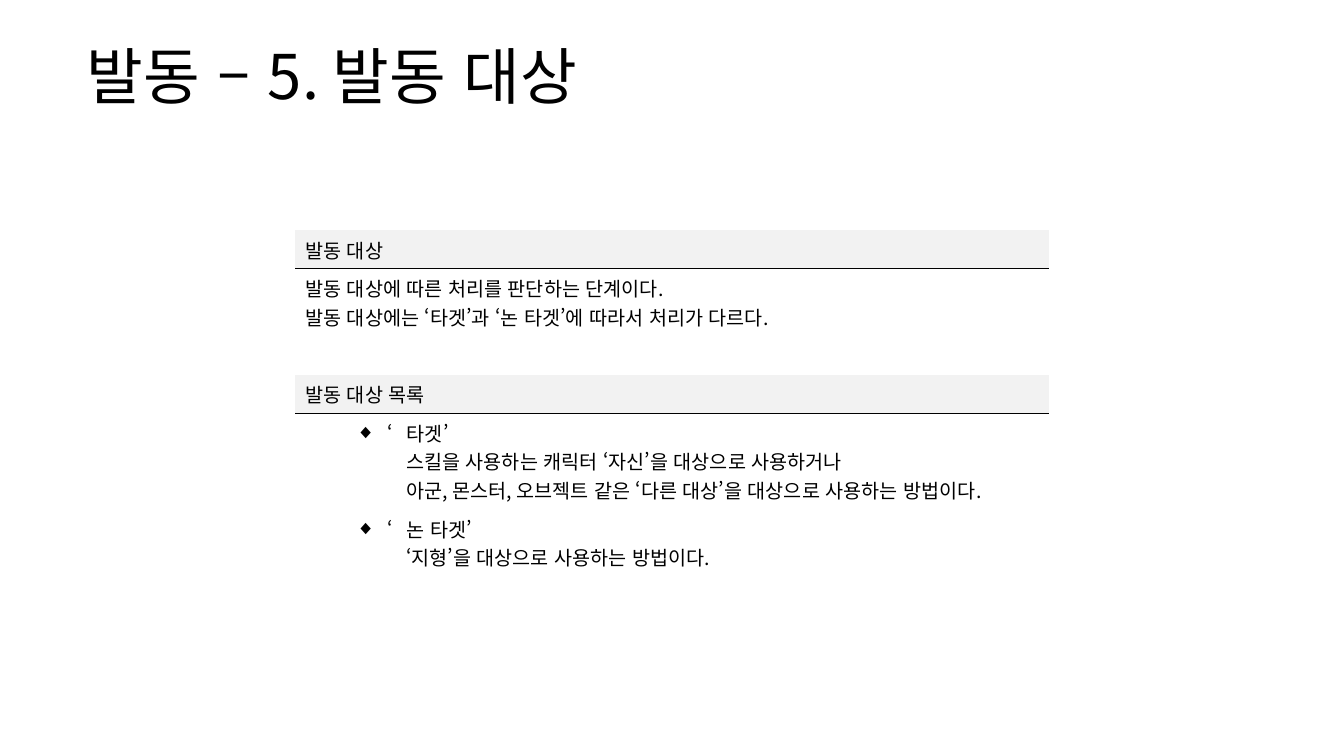
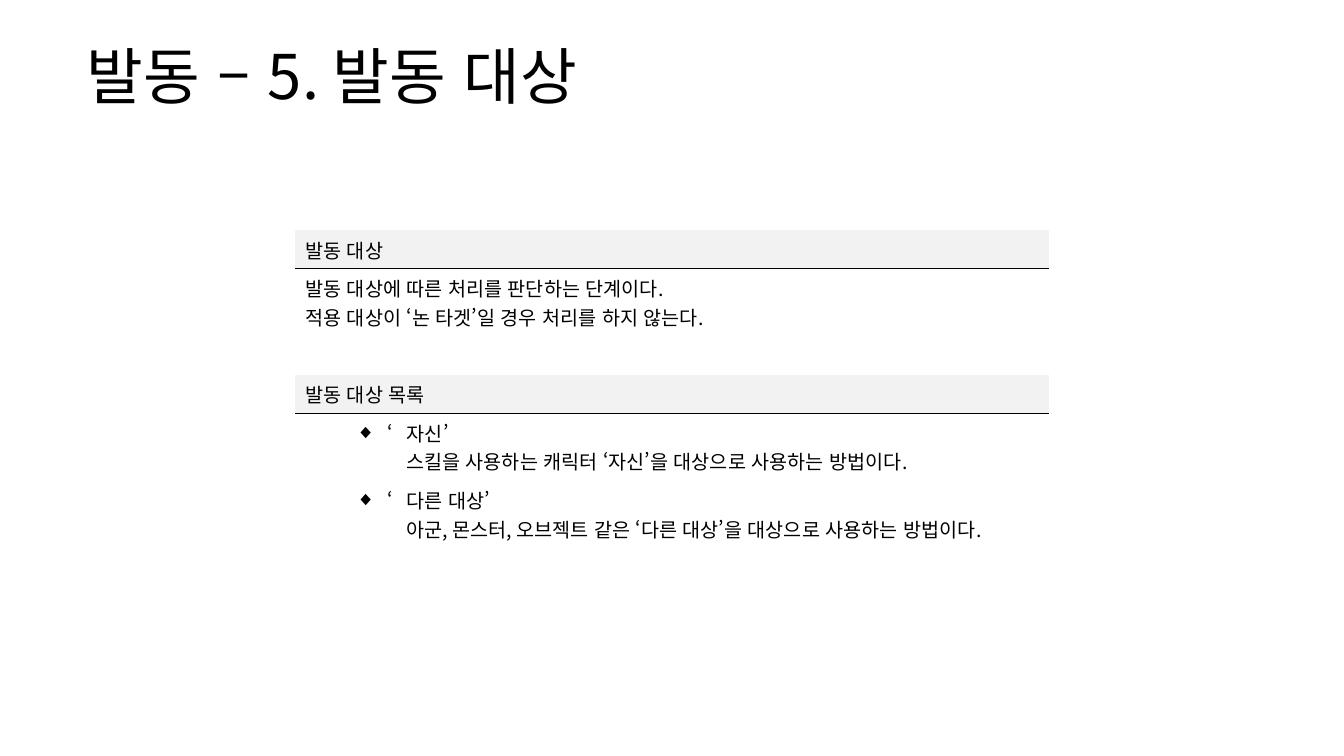
Before and after one commit to yjk0401/unityenginebasic_9th, a slide deck: slide 31 of 기획/방랑엽사전/스킬 시스템 기획서.pptx. Drawn at 1344x756 pixels with LibreOffice and Linux fonts; fonts in the diff are those of the drawing. Boxes give left, top, right and bottom in pixels: in the first picture for what was removed or moved away, otherwise in the second. Text is boxed around its words. In the diff, an @@ line names an element or a change of style, - is before the commit and + after.

```diff
--- a/기획/방랑엽사전/스킬 시스템 기획서.pptx
+++ b/기획/방랑엽사전/스킬 시스템 기획서.pptx
@@ table at <box>295,230,1049,545</box> @@
-row 2, column 1: 발동 대상에 따른 처리를 판단하는 단계이다. / 발동 대상에는 ‘타겟’과 ‘논 타겟’에 따라서 처리가 다르다.
+row 2, column 1: 발동 대상에 따른 처리를 판단하는 단계이다. / 적용 대상이 ‘논 타겟’일 경우 처리를 하지 않는다.
-row 5, column 1: ‘타겟’ / 스킬을 사용하는 캐릭터 ‘자신’을 대상으로 사용하거나 / 아군, 몬스터, 오브젝트 같은 ‘다른 대상’을 대상으로 사용하는 방법이다.
+row 5, column 1: ‘자신’ / 스킬을 사용하는 캐릭터 ‘자신’을 대상으로 사용하는 방법이다.
-row 6, column 1: ‘논 타겟’ / ‘지형’을 대상으로 사용하는 방법이다.
+row 6, column 1: ‘다른 대상’ / 아군, 몬스터, 오브젝트 같은 ‘다른 대상’을 대상으로 사용하는 방법이다.
```
Also in this commit, not shown: 8 other slides changed, 10 other files.
